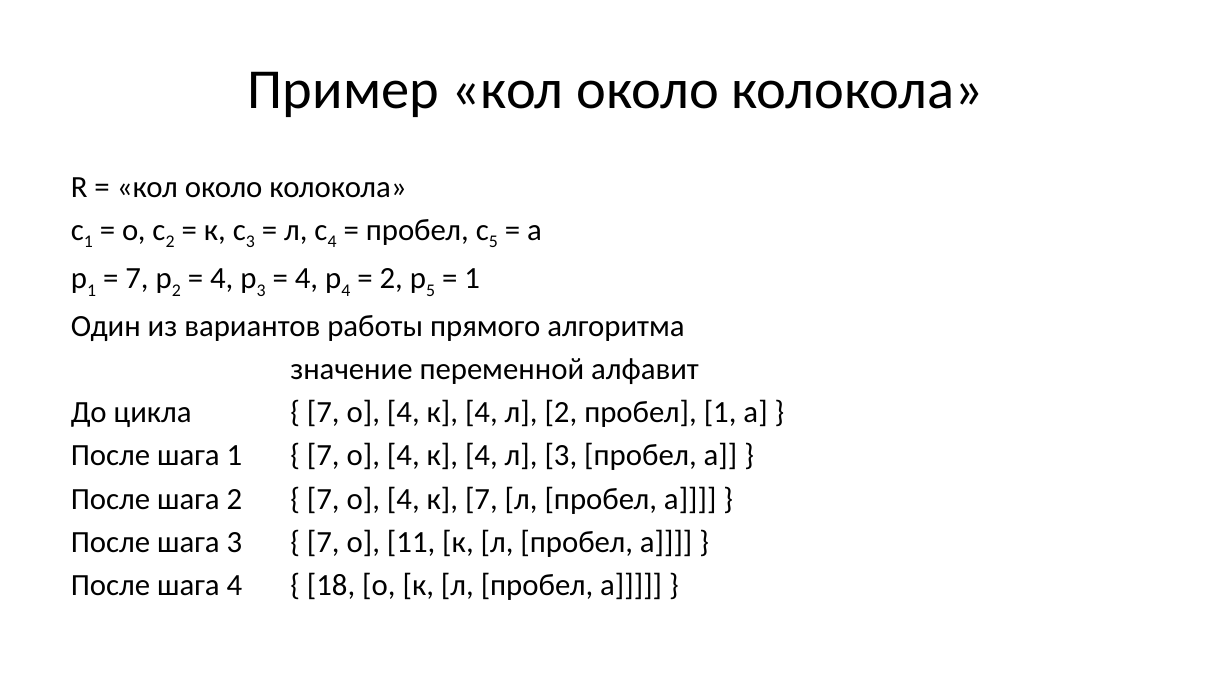
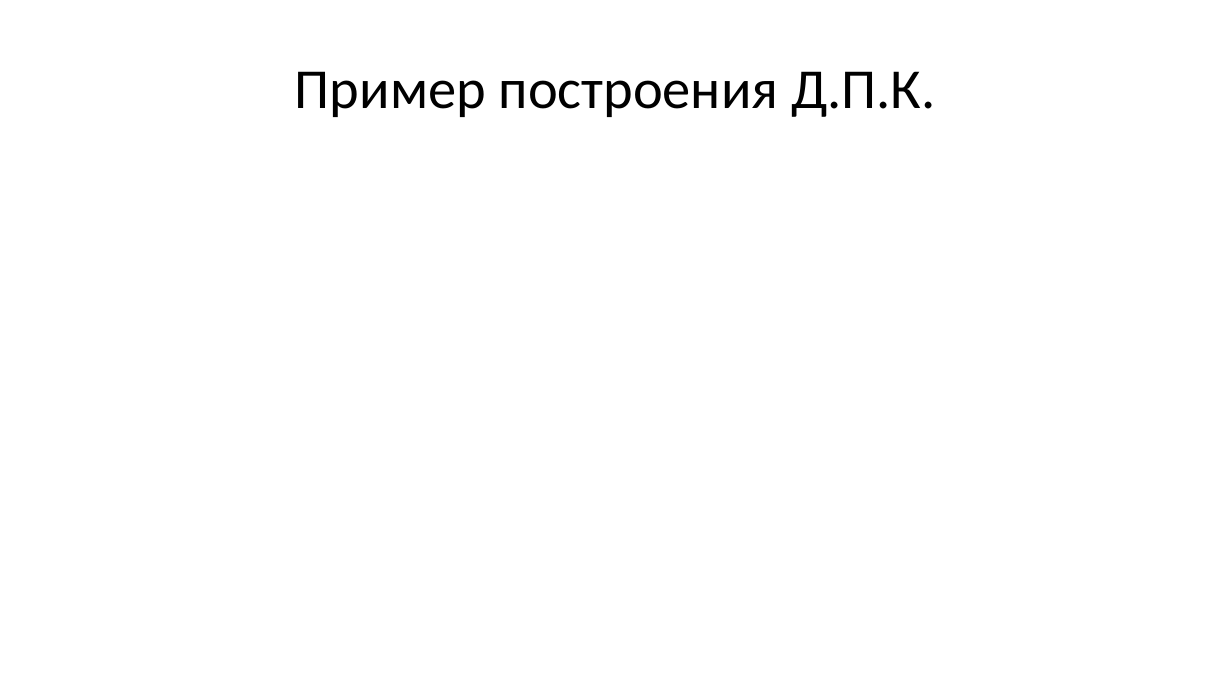
Before and after one commit to Evgueni-Petrov-aka-espetrov/Algorithms-and-Programming-in-C-pptx, a slide deck: slide 118 of 14 Кодирование.pptx (slide 21 before the commit). Drawn at 1232x693 pixels with LibreOffice and Linux fonts; fonts in the diff are those of the drawing. Boxes give left, top, right and bottom in pixels: in the first picture for what was removed or moved away, otherwise in the second. Text is boxed around its words. In the diff, an @@ line names an element or a change of style, - is before the commit and + after.

```diff
--- a/14 Кодирование.pptx
+++ b/14 Кодирование.pptx
@@ title at [295,71,936,117]: text changed @@
-Пример «кол около колокола»
+Пример построения Д.П.К.
@@ text removed at [71,177,767,600] @@
-R = «кол около колокола»
-c1 = o, c2 = к, c3 = л, c4 = пробел, c5 = a
-p1 = 7, p2 = 4, p3 = 4, p4 = 2, p5 = 1
-Один из вариантов работы прямого алгоритма
-значение переменной алфавит
-До цикла { [7, о], [4, к], [4, л], [2, пробел], [1, а] }
-После шага 1 { [7, о], [4, к], [4, л], [3, [пробел, а]] }
-После шага 2 { [7, о], [4, к], [7, [л, [пробел, а]]]] }
-После шага 3 { [7, о], [11, [к, [л, [пробел, а]]]] }
-После шага 4 { [18, [о, [к, [л, [пробел, а]]]]] }
```
Also in this commit, not shown: 12 other slides changed, 171 slides added.
